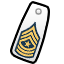
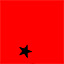
Layered file, before and after one edit (64 × 64). Changes by layer:
showed group "Mask" (2 layers) over <box>0,0,64,64</box>
painted on "RanksHighRez copy" over <box>14,21,41,59</box>
painted on "RanksHighRez" over <box>14,21,41,59</box>
